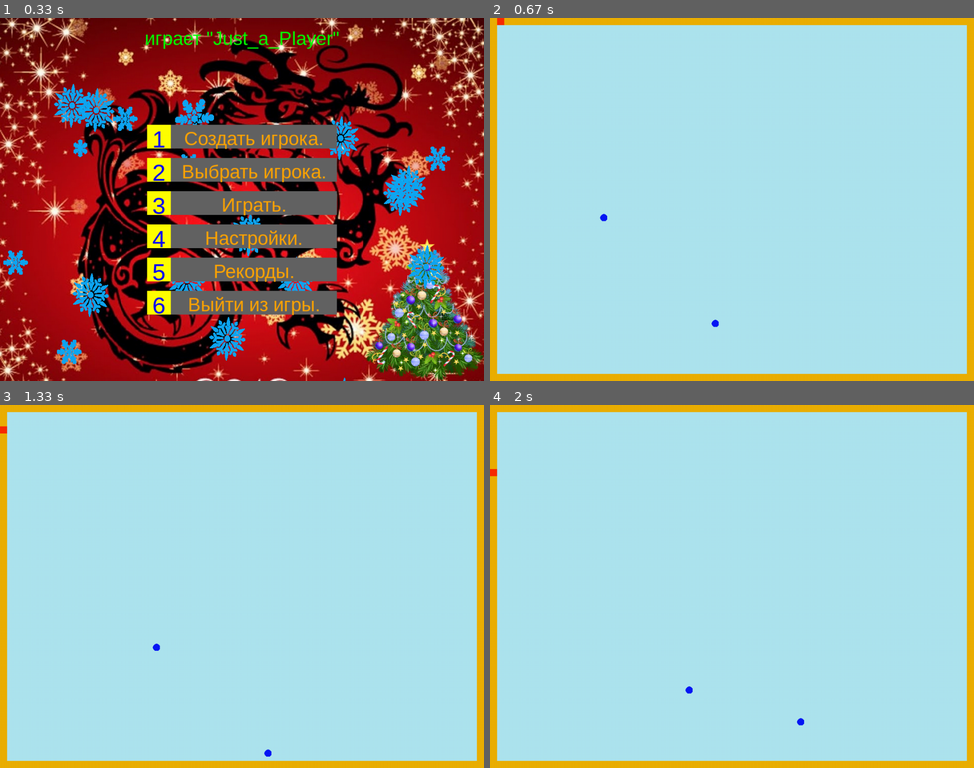
Above: before the commit, frames 1-4 (two rows, left to right).
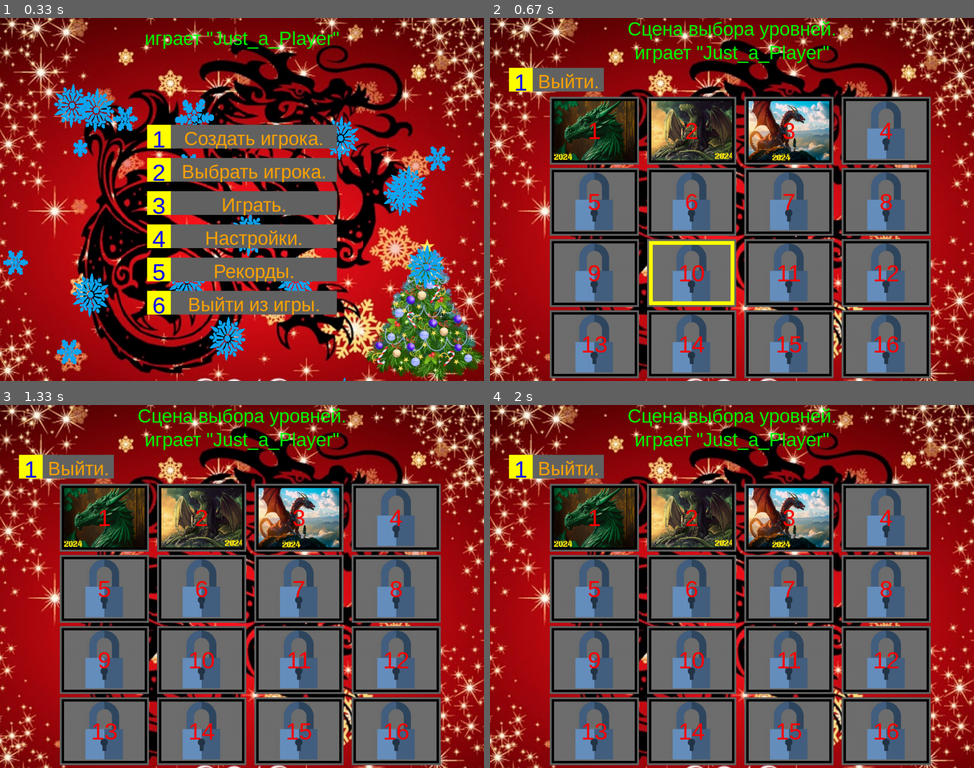
Above: after the commit, the same moments.

Repository: adm-academic/Python_Pygame_Xonix_HNY2024
Game: pygame game, started from game.py
The game is run twice, just before and just after one commit, with the same random seed, the same clock (stepped at 60 frames per second) and the same inputs.
Inputs (mouse positions are in pixels of both pictures, inside the frame that each line leads up to):
- Up to frame 1 (0.33 s): no input
- Up to frame 2 (0.67 s): press the mouse at (732, 203) at 0.37 s; move the mouse to (722, 250) at 0.47 s; release the mouse at (717, 301) at 0.6 s
- Up to frame 3 (1.33 s): hold Left 0.67-1.2 s; move the mouse to (140, 448) at 0.7 s; hold Down from 1.23 s (still down)
- Up to frame 4 (2 s): release Down at 1.53 s; hold Left 1.57-1.97 s

Frame 1 is identical in both runs. In frame 2, 100% of the frame differs, in the area x 0-100%, y 0-100%; in frame 3, 100%; in frame 4, 100%.

Commit message:
Двигаемся. хоть и с трудом !!! На C++ Qt5 было намного быстрее...

Diff:
--- a/adm_gui.py
+++ b/adm_gui.py
@@ -152,3 +152,93 @@
         screen.blit(self.txt_surface, (self.rect.x+5, self.rect.y+5))
         # Blit the rect.
         pygame.draw.rect(screen, self.color, self.rect, 2)
+
+
+class Level_Button(pygame.sprite.Sprite):
+    # кнопки уровней я решил сделать "умными", они сами "ходят" БД и сами
+    # находят картинки. сами отрисовываются. Им нужны только координаты left-top
+    # и номер уровня, который должна отображать кнопка
+    def __init__(self, game, scene, settings):  # констуктор
+        pygame.sprite.Sprite.__init__(self)
+        self.game = game
+        self.scene = scene
+        self.settings = settings
+    def set_params(self,
+                   y_top,  # координата кнопки
+                   x_left,  # координата кнопки
+                   height,
+                   width,
+                   level_number  # номер уровня, открываемый кнопкой
+                   ):
+        self.rect = pygame.Rect((0, 0), (width, height))
+        self.rect.left = x_left
+        self.rect.top = y_top
+        self.rect.width = width
+        self.rect.height = height
+        self.level_number = level_number
+        self.allowed = True
+        self.is_over = False
+        self.lock_image = pygame.image.load( os.path.join( "levels", "lock.png") ).convert()
+        self.lock_image.set_colorkey(self.settings.BLACK)
+        self.lock_image = pygame.transform.scale(self.lock_image,
+                                                (self.rect.width, self.rect.height))
+        self.read_from_db()
+    def read_from_db(self):
+        query_level = """   select  p.id player_id, p.name name,
+                                    cl.score score,
+                                    pl.id level_id, pl.backround_image image
+                            from    Player p left outer join
+                                    Completed_Level cl on p.id = cl.player_id left outer join
+                                    Possible_Level pl ON cl.possible_level_id = pl.id
+                            WHERE   p.id  = %s and
+	                                pl.id = %s
+                     """ % ( self.game.player.id, self.level_number )
+        cursor = self.settings.db_connection.cursor()
+        cursor.execute(query_level)
+        rows = cursor.fetchall()
+        if len(rows)  <= 0:
+            if self.level_number == 1:
+                self.allowed = True
+                image_path = os.path.join("levels", "dragon1.jpg")
+                self.level_image = pygame.image.load(image_path).convert()
+                self.level_image = pygame.transform.scale(self.level_image,
+                                                          (self.rect.width, self.rect.height))
+            else:
+                self.allowed = False
+            return
+        elif len(rows) == 1:
+            for row in rows:
+                self.allowed = True
+                image_path = os.path.join( "levels", row[4] )
+                self.level_image = pygame.image.load( image_path ).convert()
+                self.level_image = pygame.transform.scale(self.level_image,
+                                                          (self.rect.width, self.rect.height))
+                return
+        else:
+            self.allowed = False
+            print("ERROR! Rows must be 1 ONE !!!! ")
+            return
+    def update(self):
+        pointer = pygame.mouse.get_pos()
+        if self.rect.collidepoint(pointer):  # if pointer is inside btnRect
+            self.is_over = True
+        else:
+            self.is_over = False
+    def draw(self, surface):
+        image_rect = self.rect.copy()
+        image_rect.x -= 4
+        image_rect.y -= 4
+        image_rect.width += 8
+        image_rect.height += 8
+        pygame.draw.rect(surface, self.settings.GRAY, image_rect)
+        if self.allowed:
+            self.game.screen.blit(self.level_image, self.rect)
+        else:
+            self.game.screen.blit(self.lock_image, self.rect)
+        pygame.draw.rect(surface, self.settings.BLACK, self.rect, 5)
+        if self.is_over:
+            pygame.draw.rect(surface, self.settings.YELLOW, self.rect, 8)
+        self.game.draw_text_center(self.game.screen, str(self.level_number), 50,
+                            self.rect.centerx ,
+                            self.rect.centery,
+                            self.settings.RED)
--- a/game.py
+++ b/game.py
@@ -93,6 +93,13 @@
         text_rect = text_surface.get_rect()  # получаем прямоугольник поверхности
         text_rect.midtop = (x, y)  # модифициуют прямоугольник, размещая его по переданным x,y
         surf.blit(text_surface, text_rect)  # блиттинг отрендеренного текста на переданную поверхность
+
+    def draw_text_center(self, surf, text, size, x, y, color ):
+        font = pygame.font.Font(self.settings.pygame_font_name, size)  # создаём объект шрифта
+        text_surface = font.render(text, True, color )  # рендерим текст шрифтом и получаем поверхность
+        text_rect = text_surface.get_rect()  # получаем прямоугольник поверхности
+        text_rect.center = (x, y)  # модифициуют прямоугольник, размещая его по переданным x,y
+        surf.blit(text_surface, text_rect)  # блиттинг отрендеренного текста на переданную поверхность
     def main_loops(self): # здесь запускаются главные циклы сцен
         print("Запускаю главные циклы сцен...")
         while True:
--- a/player.py
+++ b/player.py
@@ -23,6 +23,7 @@
         if len(rows) <=0:
             return
         row = rows[0]
+        self.id = row[0]
         self.name = row[1]
         self.score = row[2]
         self.registration_date = row[3]
--- a/scene_initial.py
+++ b/scene_initial.py
@@ -158,7 +158,7 @@
                         self.game.go_to_scene(self.game.SCENE_PLAYER_SELECT)
                         return
                     elif self.menu_button_play.rect.collidepoint(mouse_position):
-                        self.game.go_to_scene(self.game.SCENE_PLAY)
+                        self.game.go_to_scene(self.game.SCENE_LEVELS)
                         return
                     elif self.menu_button_settings.rect.collidepoint(mouse_position):
                         self.game.go_to_scene(self.game.SCENE_SETTINGS)
--- a/scene_levels.py
+++ b/scene_levels.py
@@ -3,6 +3,7 @@
 import os
 import inspect
 import sys
+from adm_gui import *
 
 class Scene_Levels():
     def __init__(self, game, settings):  # констуктор
@@ -15,15 +16,46 @@
                                                       (self.settings.WIDTH, self.settings.HEIGHT))
         self.image_backround_rect = self.image_backround.get_rect()
         pass
+        self.button_cancel = Menu_Button(self.game, self, self.settings)
+        self.button_cancel.set_params(130, 140, 50, 200,
+                                      pygame.K_1, "Выйти.")
+        pass
+        self.buttons_levels = pygame.sprite.Group()
+        idx = 1
+        b_width = 180
+        b_height = 135
+        b_horizontal_space = 25
+        b_vertical_space = 15
+        b_x_start = 130
+        b_y_start = 170
+        for i_vertical in range(4):
+            for j_horizontal in range(4):
+                button_level = Level_Button( self.game, self, self.settings )
+                button_level.set_params(
+                        b_y_start + (i_vertical * b_height)+(i_vertical * b_vertical_space),
+                        b_x_start + (j_horizontal * b_width)+(j_horizontal * b_horizontal_space),
+                        b_height,
+                        b_width,
+                        idx
+                                         )
+                self.buttons_levels.add(button_level)
+                idx += 1
+        pass
     def unload_scene(self):
         self.game.screen.fill(self.settings.BLACK)  # заполняем всё окно чёрным
         pass
     def reload_scene(self):
         pass
     def update(self):
+        for btn in self.buttons_levels:
+            btn.update()
+        self.button_cancel.update()
         pass
     def draw(self):
         self.game.screen.blit(self.image_backround, self.image_backround_rect)
+        for btn in self.buttons_levels:
+            btn.draw(self.game.screen)
+        self.button_cancel.draw(self.game.screen)
     def scene_loop(self):
         try:
             while True:
@@ -35,6 +67,19 @@
                     if event.type == pygame.KEYDOWN and event.key == pygame.K_ESCAPE:
                         self.game.go_to_scene(self.game.SCENE_INITIAL)
                         return
+                    if event.type == pygame.KEYDOWN:
+                        if event.key == pygame.K_1:
+                            self.game.go_to_scene(self.game.SCENE_INITIAL)
+                            return
+                    if event.type == pygame.MOUSEBUTTONDOWN:
+                        mouse_position = pygame.mouse.get_pos()
+                        if self.button_cancel.rect.collidepoint(mouse_position):
+                            self.game.go_to_scene(self.game.SCENE_INITIAL)
+                            return
+                        for button_level in self.buttons_levels:
+                            if button_level.rect.collidepoint(mouse_position):
+                                print( "@@@ MUST BE LOAD LEVEL - ", button_level.level_number )
+                                pass
 
                 self.update()
                 self.draw()
@@ -43,6 +88,10 @@
                                      self.settings.WIDTH // 2,
                                      0 ,
                                      self.settings.GREEN)
+                self.game.draw_text(self.game.screen, '''играет "%s"''' % self.game.player.name, 40,
+                                    self.settings.WIDTH // 2,
+                                    50,
+                                    self.settings.GREEN)
 
                 pygame.display.flip()
         except Exception as e:
--- a/scene_player_select.py
+++ b/scene_player_select.py
@@ -84,7 +84,8 @@
                         for button in self.buttons_players:
                             if button.rect.collidepoint(mouse_position):
                                 self.game.player.load_from_db( button.text )
-                                pass
+                                self.game.go_to_scene(self.game.SCENE_INITIAL)
+                                return
 
                 self.update()
                 self.draw()
Not shown, changed: TODO.txt
Binary file changed: hny_xonix_game.db
Binary file changed: levels/dragon1.jpg
Binary file changed: levels/dragon10.jpg
Binary file changed: levels/dragon11.jpg
Binary file changed: levels/dragon12.jpg
Binary file changed: levels/dragon13.jpg
Binary file changed: levels/dragon14.jpg
Binary file changed: levels/dragon15.jpg
Binary file changed: levels/dragon16.jpg
Binary file changed: levels/dragon17.jpg
Binary file removed: levels/dragon18.jpg
(and 15 more such lines)
